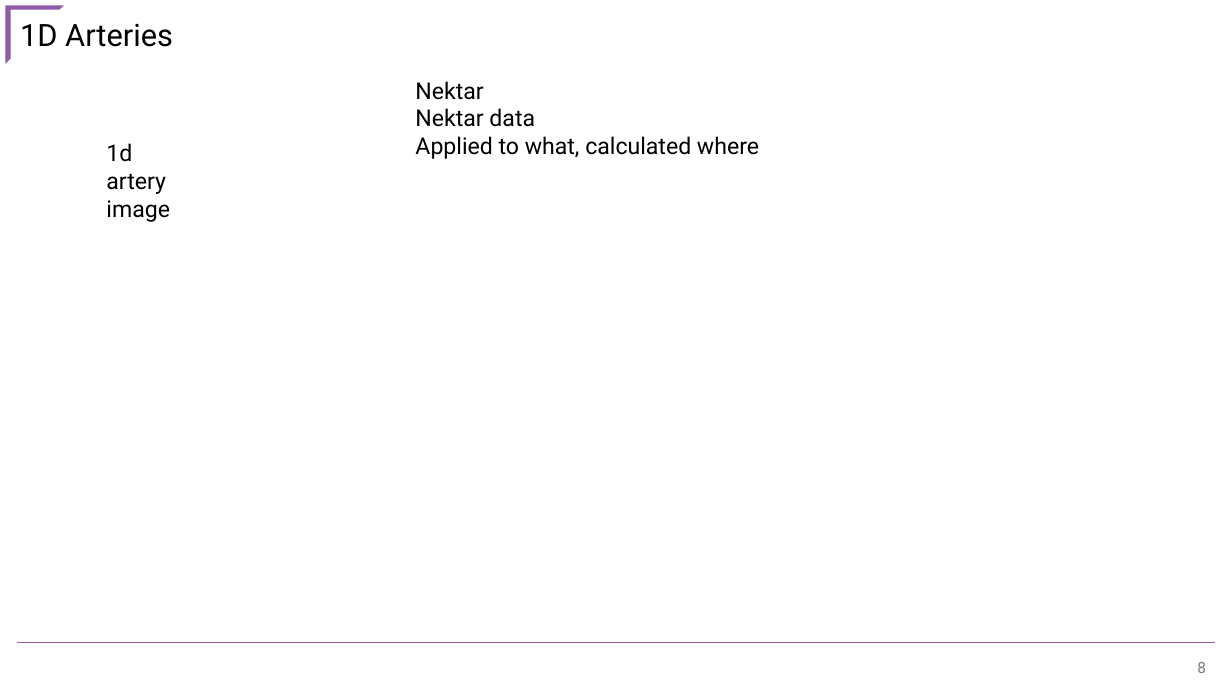
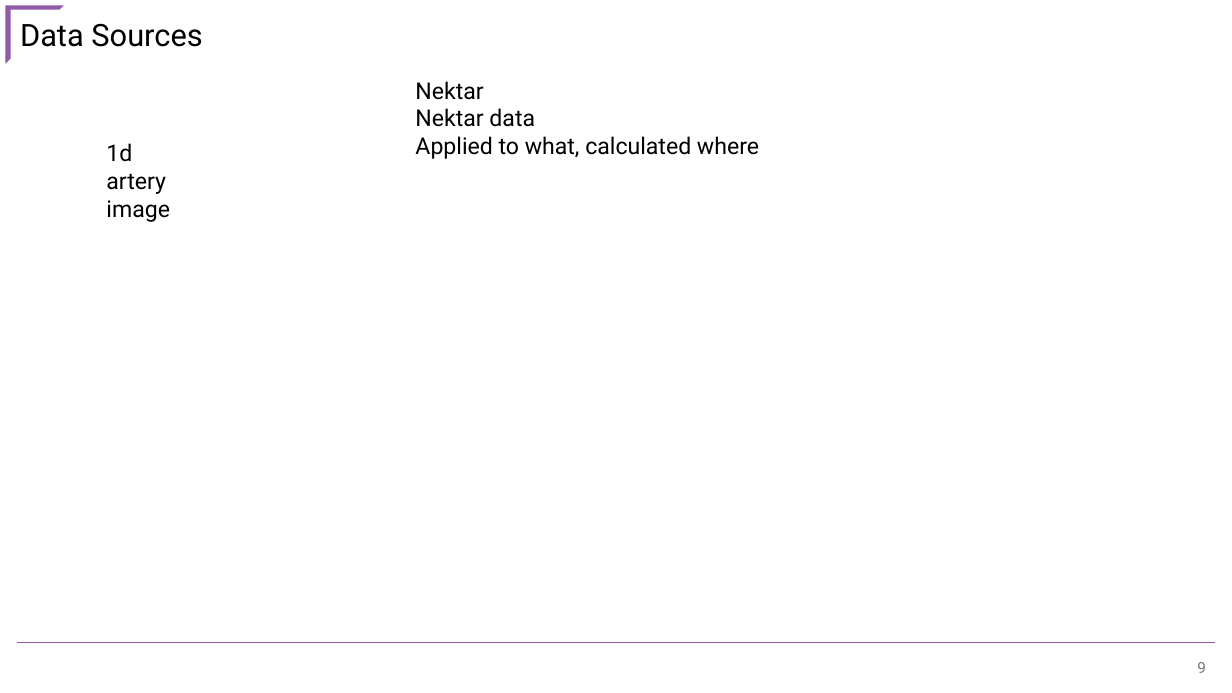
Before and after one commit to CNorthwayMedPhys/Full-Body-Flow-Model-Project, a slide deck: slide 9 of Working Documents/COMP2025.pptx (slide 8 before the commit). Drawn at 1232x693 pixels with LibreOffice and Linux fonts; fonts in the diff are those of the drawing. Boxes give left, top, right and bottom in pixels: in the first picture for what was removed or moved away, otherwise in the second. Text is boxed around its words. In the diff, an @@ line names an element or a change of style, - is before the commit and + after.

```diff
--- a/Working Documents/COMP2025.pptx
+++ b/Working Documents/COMP2025.pptx
@@ text at (20,23,202,47): text changed @@
-1D Arteries
+Data Sources
```
Also in this commit, not shown: 2 other slides changed, 2 slides added, 1 slide removed, 5 other files.
